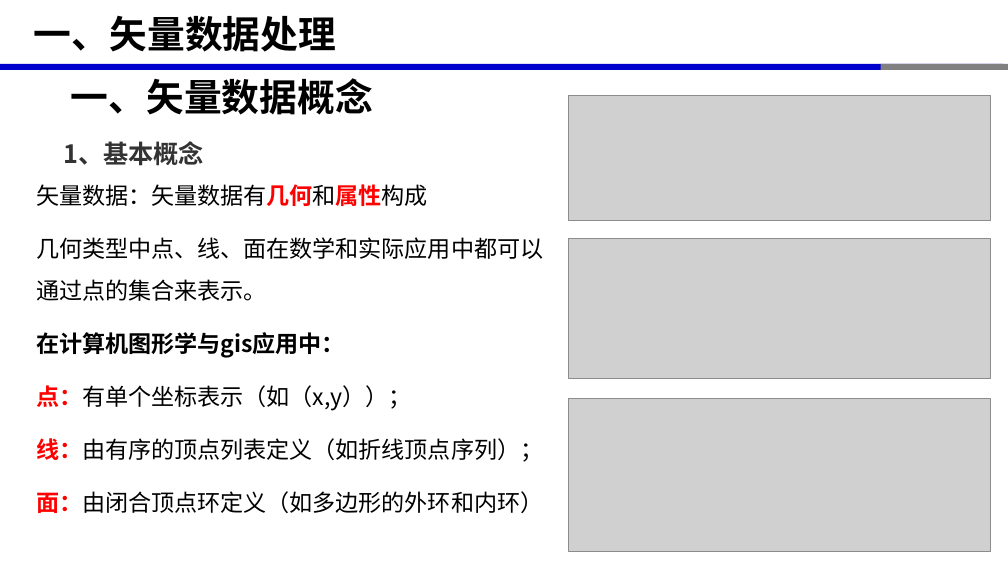
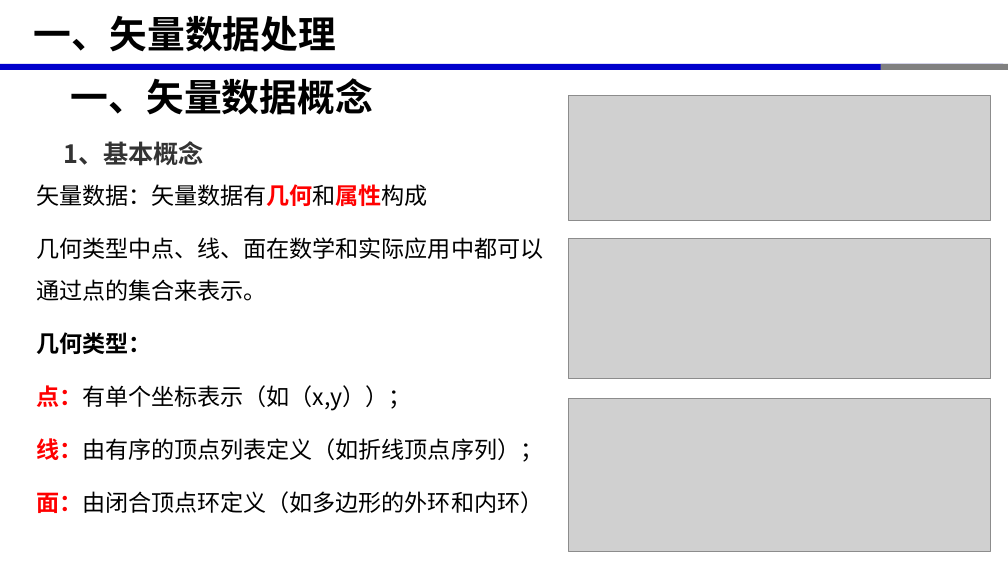
Before and after one commit to xinluo2018/open-source-gis-course, a slide deck: slide 4 of 第6章-GIS数据处理高级开源库-10课时/第6章-GIS数据处理高级开源库.pptx. Drawn at 1008x567 pixels with LibreOffice and Linux fonts; fonts in the diff are those of the drawing; grey boxes stand for pictures. Boxes give left, top, right and bottom in pixels: in the first picture for what was removed or moved away, otherwise in the second. Text is boxed around its words. In the diff, an @@ line names an element or a change of style, - is before the commit and + after.

```diff
--- a/第6章-GIS数据处理高级开源库-10课时/第6章-GIS数据处理高级开源库.pptx
+++ b/第6章-GIS数据处理高级开源库-10课时/第6章-GIS数据处理高级开源库.pptx
@@ text at [36, 332, 151, 354]: text changed @@
-在计算机图形学与gis应用中：
+几何类型：
```
Also in this commit, not shown: 17 other slides changed, 1 slide added, 35 other files.
